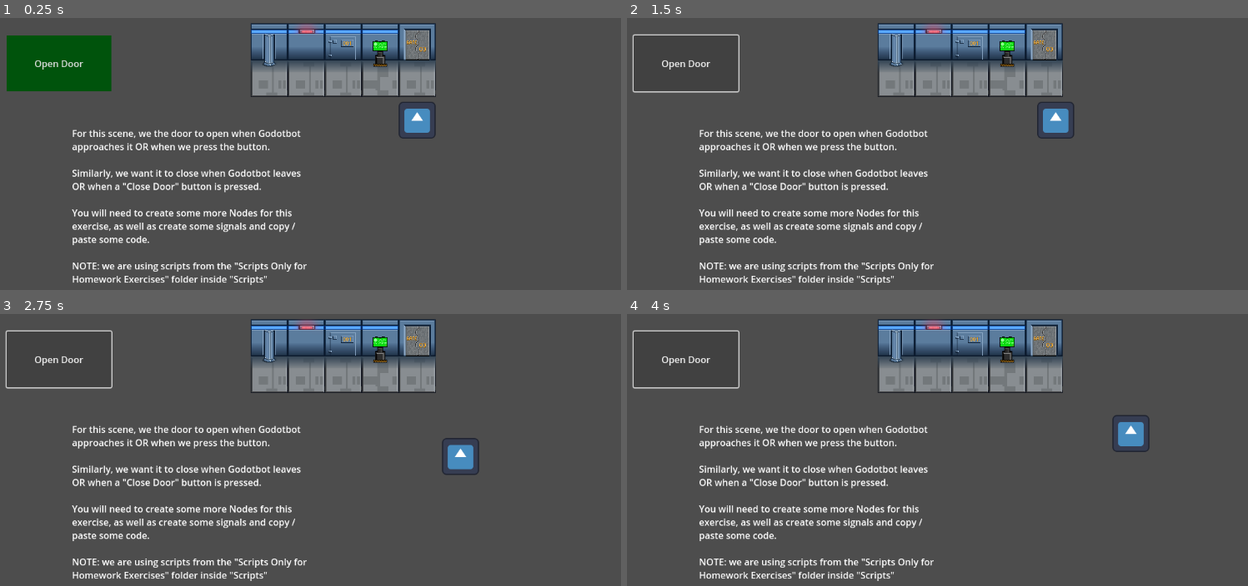
Above: before the commit, frames 1-4 (two rows, left to right).
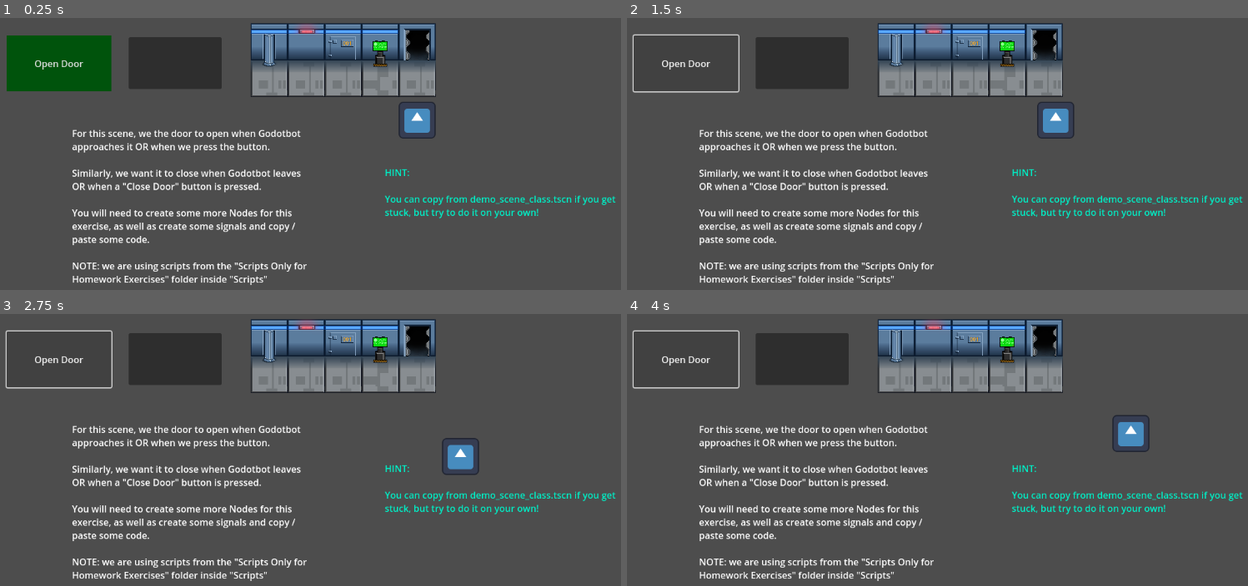
Above: after the commit, the same moments.

Repository: maksiaeai/godot-buttons-and-signals
Game: Godot game, scene res://homework_scene_four.tscn
Two runs of this game, one before a commit and one after it. Both use one fixed random seed, a clock stepped at 60 frames per second and the inputs below. This scene is started directly instead of the project's main scene. The engine's default icon, where the game draws it, is replaced by a stand-in: a white triangle on a blue panel in a dark square.
Inputs:
- Up to frame 1 (0.25 s): no input
- Up to frame 2 (1.5 s): click "Open Door" at 0.5 s; tap Enter at 1.25 s; hold D (move_right) from 1.28 s (still down)
- Up to frame 3 (2.75 s): release D (move_right) at 2.03 s; hold S (move_down) from 2.03 s (still down)
- Up to frame 4 (4 s): release S (move_down) at 2.78 s; hold D (move_right) 2.78-3.53 s; hold W (move_up) from 3.53 s (still down)

The runs differ from the first frame. In frame 1, 4.0% of the frame differs, in the area x 20-100%, y 4-74%; in frame 2, 4.0%; in frame 3, 4.0%; in frame 4, 4.0%.

Commit message:
Tried Godot Again

Diff:
--- a/Scripts/CharacterMovement.gd
+++ b/Scripts/CharacterMovement.gd
@@ -55,3 +55,7 @@
 func _on_area_2d_body_exited(body):
 
 	pass # Replace with function body.
+
+
+func _on_foreground_tilemap_visibility_changed():
+	pass # Replace with function body.
--- a/Scripts/Scripts Only for Homework Exercises/CollisionController_HW_four.gd
+++ b/Scripts/Scripts Only for Homework Exercises/CollisionController_HW_four.gd
@@ -10,3 +10,31 @@
 
 func _enable_collision():
 	$CollisionShape2D.set_deferred("disabled", false)
+
+func _on_area_2d_body_entered(body:Node2D):
+	self.visible = true
+	_disable_collision()
+	pass # Replace with function body.
+
+
+func _on_area_2d_body_exited(body:Node2D):
+	self.visible = false
+	_enable_collision()
+	pass # Replace with function body.
+
+
+
+
+func _on_foreground_tilemap_visibility_changed():
+	self.visible = true
+	pass # Replace with function body.
+
+
+func _on_area_2d_body_shape_entered(body_rid, body, body_shape_index, local_shape_index):
+	self.visible = true
+	pass # Replace with function body.
+
+
+func _on_area_2d_body_shape_exited(body_rid, body, body_shape_index, local_shape_index):
+	self.visible = false
+	pass # Replace with function body.
--- a/Scripts/Scripts Only for Homework Exercises/ShowHide_HW_four.gd
+++ b/Scripts/Scripts Only for Homework Exercises/ShowHide_HW_four.gd
@@ -10,3 +10,28 @@
 
 func _hide():
 	self.visible = false
+
+
+
+
+func _on_open_door_button_pressed():
+	self.visible = true
+	pass # Replace with function body.
+
+
+
+
+func _on_close_door_button_pressed():
+	self.visible = false
+	pass # Replace with function body.
+
+func _on_area_2d_body_entered(body:Node2D):
+	self.visible = true
+	_show()
+	pass # Replace with function body.
+
+
+func _on_area_2d_body_exited(body:Node2D):
+	self.visible = false
+	_hide()
+	pass # Replace with function body.
--- a/homework_scene_four.tscn
+++ b/homework_scene_four.tscn
@@ -5556,6 +5556,9 @@
 [sub_resource type="RectangleShape2D" id="RectangleShape2D_4w6ir"]
 size = Vector2(64, 64)
 
+[sub_resource type="RectangleShape2D" id="RectangleShape2D_55y10"]
+size = Vector2(61, 123)
+
 [node name="Node2D" type="Node2D"]
 
 [node name="OpenDoorButton" type="Button" parent="."]
@@ -5573,7 +5576,6 @@
 layer_0/tile_data = PackedInt32Array(327707, 3145728, 36, 393243, 3145728, 37, 458779, 3145728, 38, 524315, 3145728, 39 …(3277 unchanged characters)…
 
 [node name="ForegroundTilemap" type="TileMap" parent="."]
-visible = false
 position = Vector2(336, 0)
 tile_set = SubResource("TileSet_m2pp3")
 format = 2
@@ -5595,14 +5597,12 @@
 shape = SubResource("RectangleShape2D_08uc2")
 
 [node name="StaticBody2D" type="StaticBody2D" parent="."]
-visible = false
 position = Vector2(736, 112)
 collision_layer = 2
 collision_mask = 2
 script = ExtResource("5_o47ds")
 
 [node name="CollisionShape2D" type="CollisionShape2D" parent="StaticBody2D"]
-visible = false
 shape = SubResource("RectangleShape2D_4w6ir")
 
 [node name="Instructions" type="RichTextLabel" parent="."]
@@ -5619,7 +5619,6 @@
 NOTE: we are using scripts from the \"Scripts Only for Homework Exercises\" folder inside \"Scripts\""
 
 [node name="Hint" type="RichTextLabel" parent="."]
-visible = false
 offset_left = 680.0
 offset_top = 327.0
 offset_right = 1093.0
@@ -5628,3 +5627,21 @@
 text = "HINT:
 
 You can copy from demo_scene_class.tscn if you get stuck, but try to do it on your own!"
+
+[node name="CloseDoorButton" type="Button" parent="."]
+offset_left = 237.0
+offset_top = 104.0
+offset_right = 398.0
+offset_bottom = 194.0
+
+[node name="Area2D" type="Area2D" parent="."]
+position = Vector2(738, 149)
+
+[node name="CollisionShape2D" type="CollisionShape2D" parent="Area2D"]
+position = Vector2(-2, -4)
+shape = SubResource("RectangleShape2D_55y10")
+
+[connection signal="pressed" from="OpenDoorButton" to="ForegroundTilemap" method="_on_open_door_button_pressed"]
+[connection signal="pressed" from="CloseDoorButton" to="ForegroundTilemap" method="_on_close_door_button_pressed"]
+[connection signal="body_shape_entered" from="Area2D" to="StaticBody2D" method="_on_area_2d_body_shape_entered"]
+[connection signal="body_shape_exited" from="Area2D" to="StaticBody2D" method="_on_area_2d_body_shape_exited"]
Not shown, changed: homework_7.ink
Not shown: 1 places in homework_scene_four.tscn that only renumber resources
